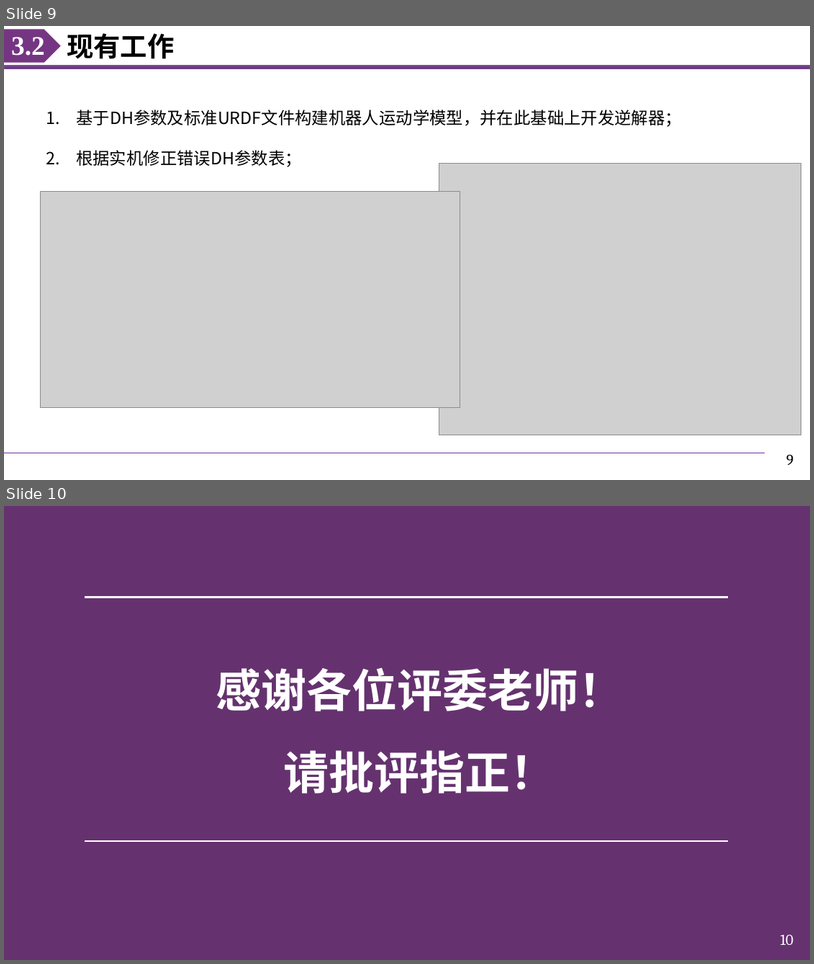
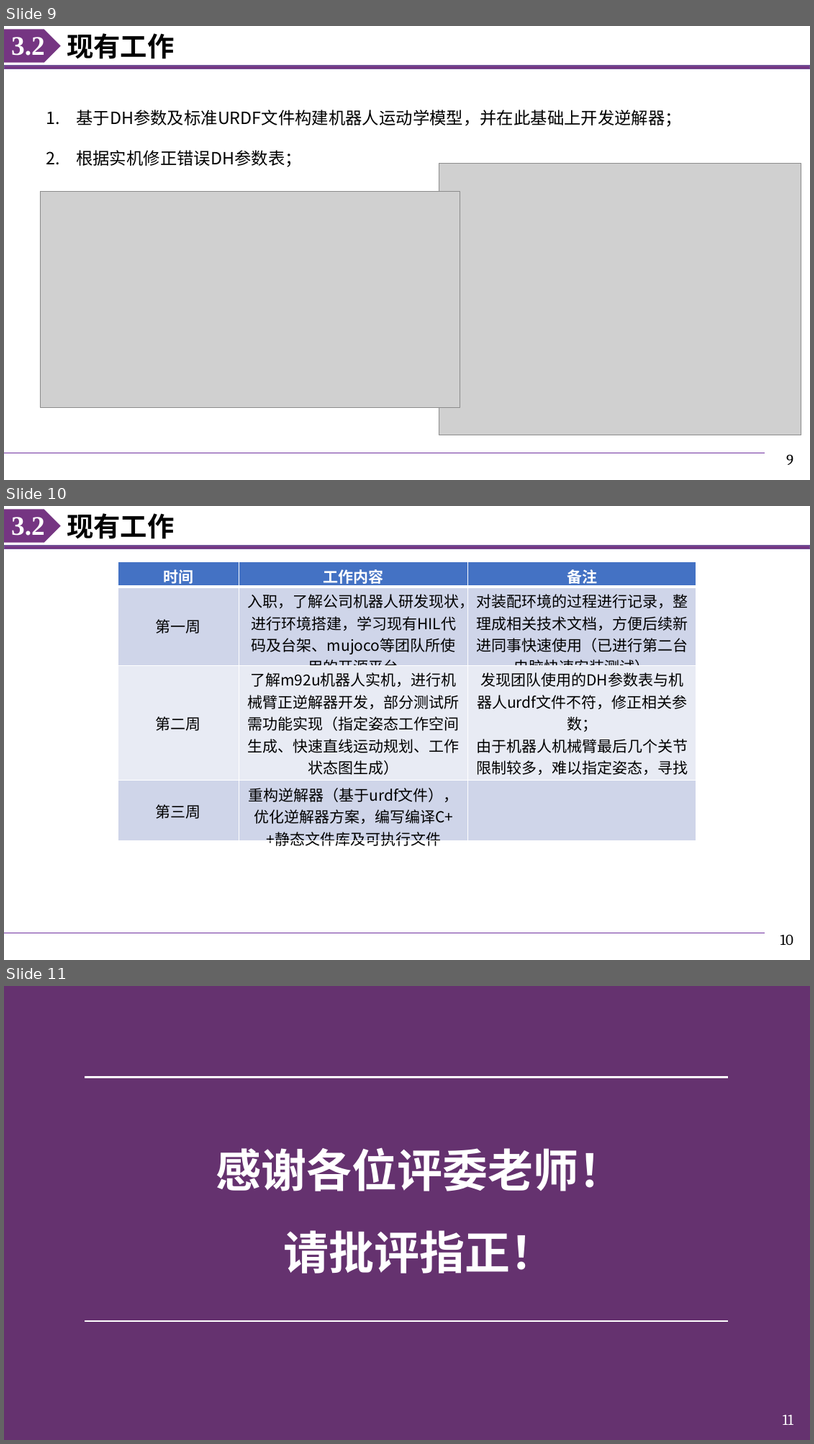
Before and after one commit to Zilin-Chen-22/junior-summer-semister, a slide deck: 第六周/开题.pptx. Shown one above the other, each under a label of ours: slides 9 and 10 before the commit, slides 9, 10 and 11 after it. The pictures are 814x964 and 814x1444 pixels, drawn with LibreOffice and Linux fonts; fonts in the diff are those of the drawing; grey boxes stand for pictures; background and template pictures are left out; a plain dark background stands for a picture behind light text. Boxes give left, top, right and bottom in pixels: in the first picture for what was removed or moved away, otherwise in the second. Text is boxed around its words. In the diff, an @@ line names an element or a change of style, - is before the commit and + after.

```diff
--- a/第六周/开题.pptx
+++ b/第六周/开题.pptx
@@ slide 10 added at bbox=[4, 506, 810, 960], background #FFFFFF; not listed: 3 template elements that a slide beside it also shows @@
@@ text added at bbox=[11, 517, 45, 536], 32 pt, text #FFFFFF, bold @@
+3.2
@@ title added at bbox=[67, 513, 174, 539], 32 pt, text #000000, bold @@
+现有工作
@@ table added at bbox=[118, 562, 697, 851], 4 rows, 3 columns @@
+时间 | 工作内容 | 备注
+第一周 | 入职，了解公司机器人研发现状，进行环境搭建，学习现有HIL代码及台架、mujoco等团队所使用的开源平台 | 对装配环境的过程进行记录，整理成相关技术文档，方便后续新进同事快速使用（已进行第二台电脑快速安装测试）
+第二周 | 了解m92u机器人实机，进行机械臂正逆解器开发，部分测试所需功能实现（指定姿态工作空间生成、快速直线运动规划、工作状态图生成） | 发现团队使用的DH参数表与机器人urdf文件不符，修正相关参数； / 由于机器人机械臂最后几个关节限制较多，难以指定姿态，寻找合理的进行国标测试的工作空间
+第三周 | 重构逆解器（基于urdf文件），优化逆解器方案，编写编译C++静态文件库及可执行文件 | 
@@ line added from (4, 932) to (766, 932), #7030A0 1 pt @@
@@ what was slide 10 is now slide 11 @@
@@ page number at bbox=[783, 1414, 794, 1424]: text changed @@
-10
+11
```
Also in this commit, not shown: 1 slide changed, 1 other file.
